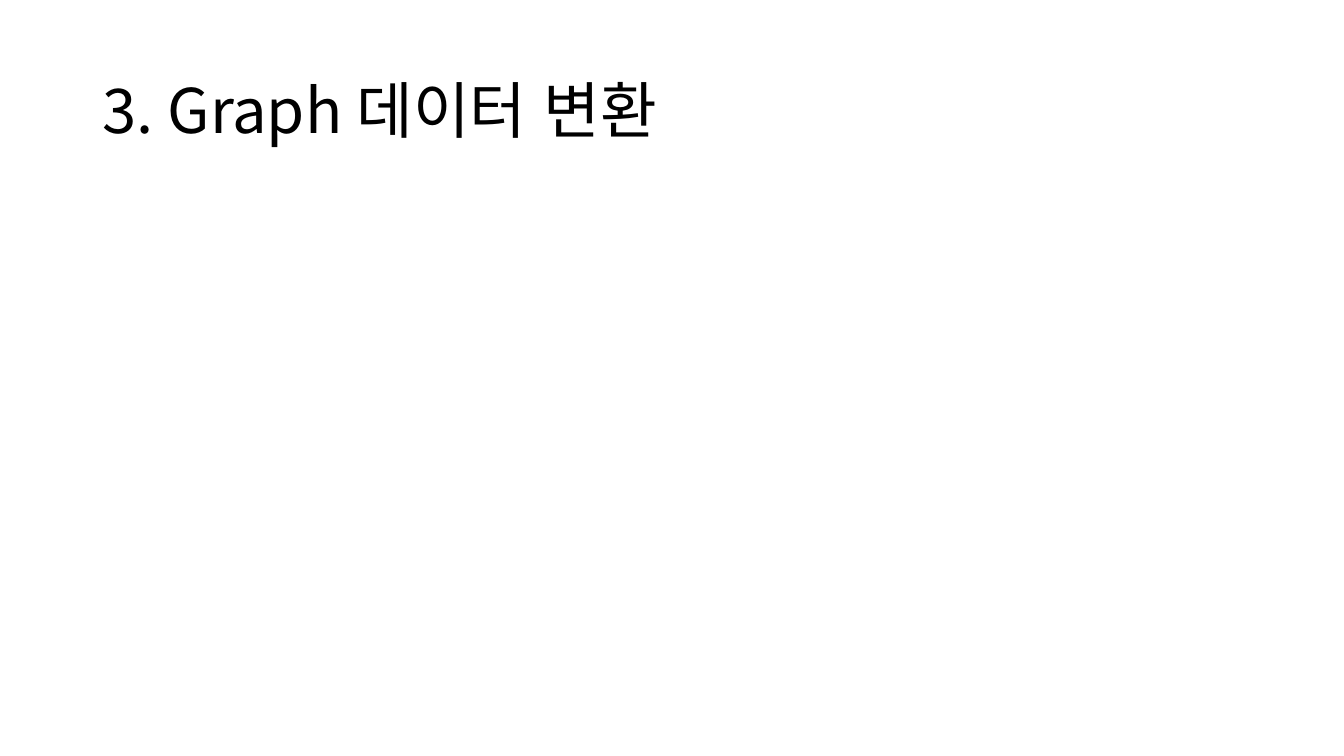
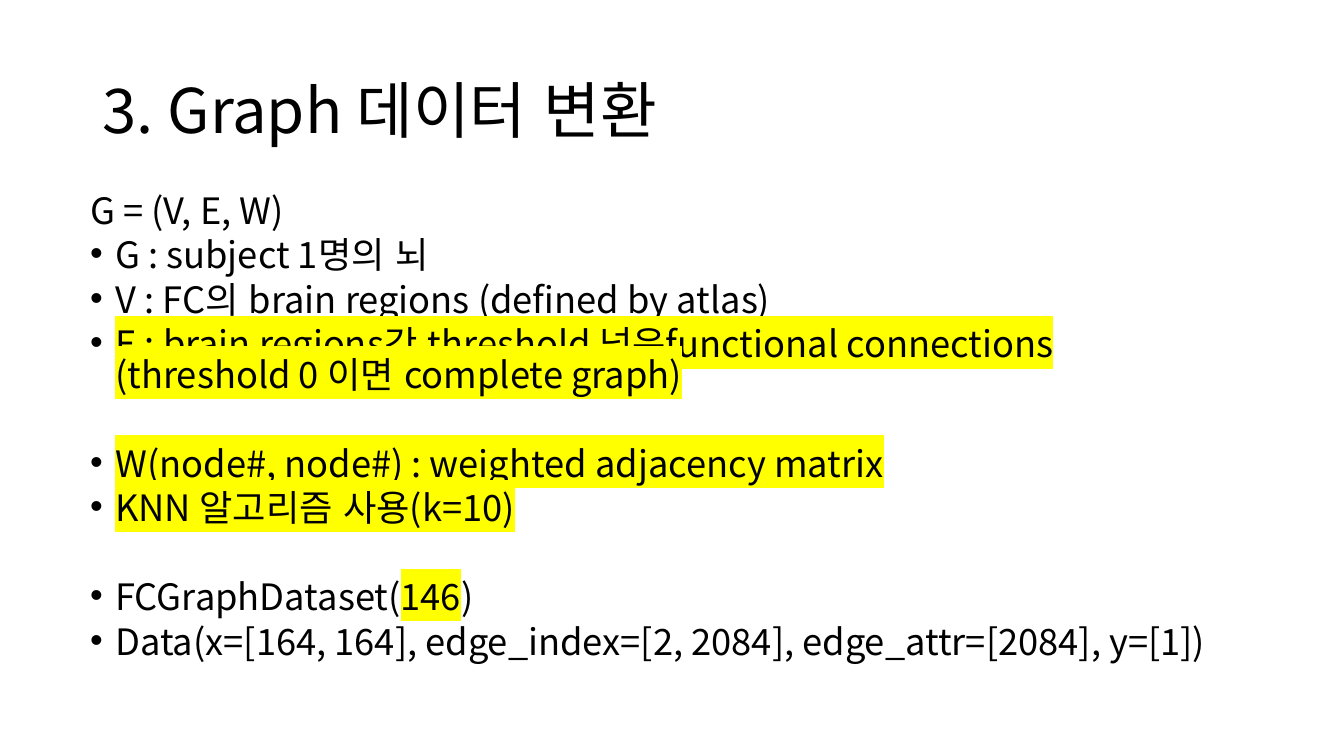
Before and after one commit to janett105/GNN_SCHZ, a slide deck: slide 7 of Presentation/초기 발표.pptx (slide 5 before the commit). Drawn at 1344x756 pixels with LibreOffice and Linux fonts; fonts in the diff are those of the drawing. Boxes give left, top, right and bottom in pixels: in the first picture for what was removed or moved away, otherwise in the second. Text is boxed around its words. In the diff, an @@ line names an element or a change of style, - is before the commit and + after.

```diff
--- a/Presentation/초기 발표.pptx
+++ b/Presentation/초기 발표.pptx
@@ text added at bbox=[90, 194, 1205, 664], 25.9 pt, text #000000 @@
+G = (V, E, W)
+• G : subject 1명의 뇌
+• V : FC의 brain regions (defined by atlas)
+• E : brain regions간 threshold 넘은functional connections (threshold 0 이면 complete graph)
+• W(node#, node#) : weighted adjacency matrix
+• KNN 알고리즘 사용(k=10)
+• FCGraphDataset(146)
+• Data(x=[164, 164], edge_index=[2, 2084], edge_attr=[2084], y=[1])
```
Also in this commit, not shown: 4 other slides changed, 4 slides added, 37 other files.
